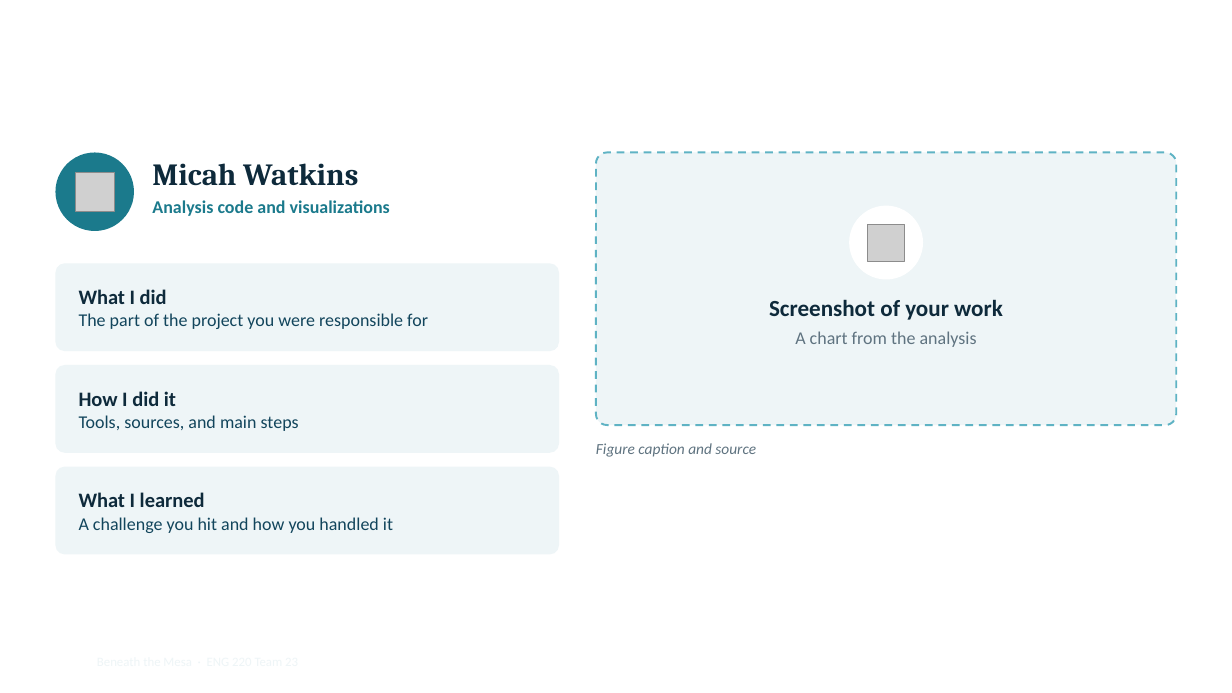
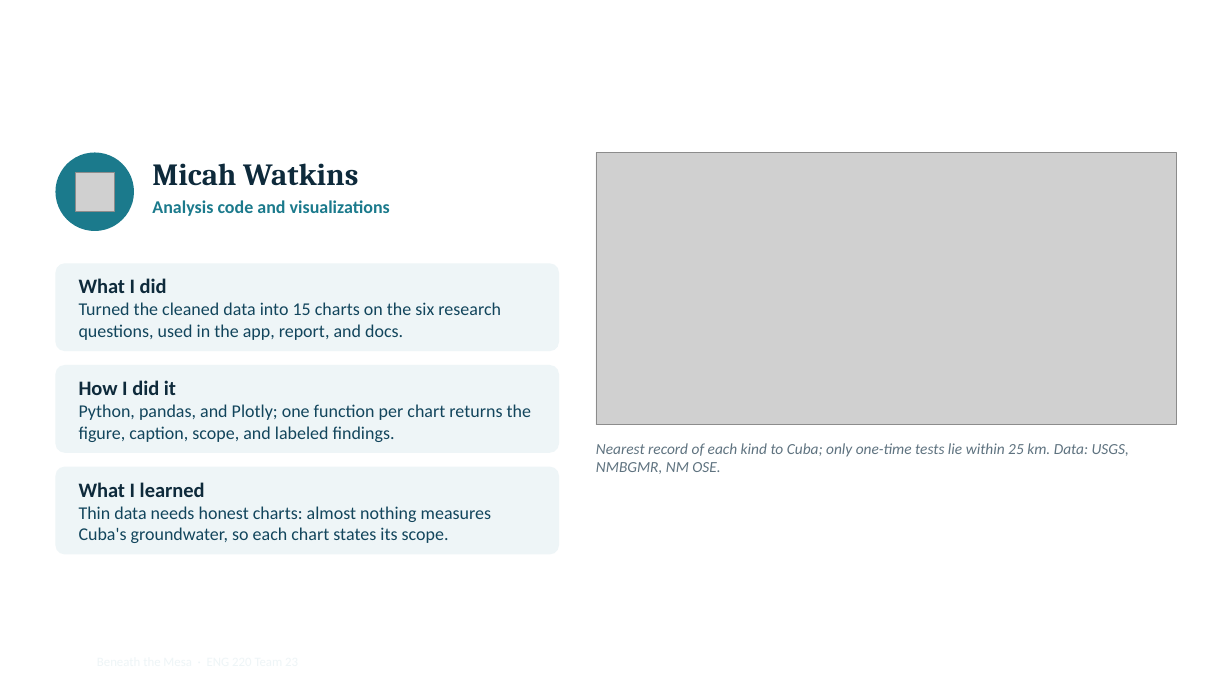
Before and after one commit to pdjordj11/eng_220_aquifer_project, a slide deck: slide 10 of files/beneath_the_mesa_slides.pptx. Drawn at 1232x693 pixels with LibreOffice and Linux fonts; fonts in the diff are those of the drawing; grey boxes stand for pictures; background and template pictures are left out. Boxes give left, top, right and bottom in pixels: in the first picture for what was removed or moved away, otherwise in the second. Text is boxed around its words. In the diff, an @@ line names an element or a change of style, - is before the commit and + after.

Commit message:
Deployed c9f10a5 with MkDocs version: 1.6.1

```diff
--- a/files/beneath_the_mesa_slides.pptx
+++ b/files/beneath_the_mesa_slides.pptx
@@ rounded rectangle removed at box(596, 152, 1177, 425) @@
@@ picture added at box(596, 152, 1177, 425) @@
@@ ellipse removed at box(849, 206, 923, 280) @@
@@ picture removed at box(868, 224, 905, 261) @@
@@ text removed at box(769, 299, 1003, 347) @@
-Screenshot of your work
-A chart from the analysis
@@ text at box(79, 302, 501, 340): text changed @@
-The part of the project you were responsible for
+Turned the cleaned data into 15 charts on the six research questions, used in the app, report, and docs.
@@ text at box(79, 404, 531, 442): text changed @@
-Tools, sources, and main steps
+Python, pandas, and Plotly; one function per chart returns the figure, caption, scope, and labeled findings.
@@ text at box(596, 443, 1129, 474): text changed @@
-Figure caption and source
+Nearest record of each kind to Cuba; only one-time tests lie within 25 km. Data: USGS, NMBGMR, NM OSE.
@@ text at box(79, 506, 491, 543): text changed @@
-A challenge you hit and how you handled it
+Thin data needs honest charts: almost nothing measures Cuba's groundwater, so each chart states its scope.
```
Also in this commit, not shown: 5 other slides changed, 5 slides added, 2 slides removed, 30 other files.
